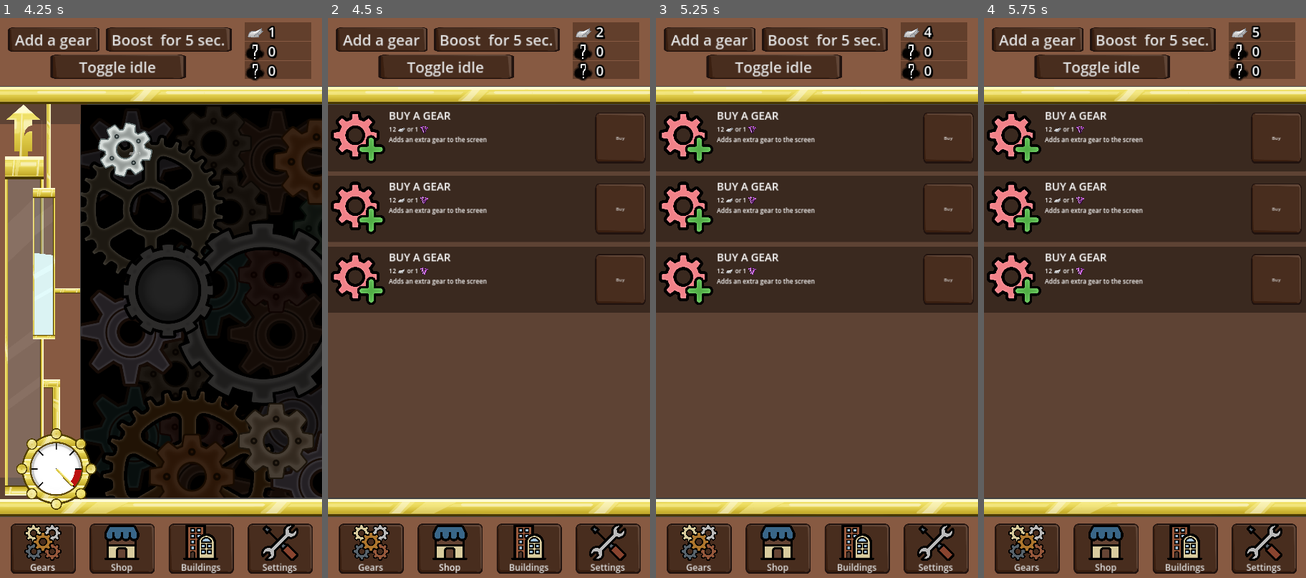
Above: before the commit, frames 1-4 (left to right).
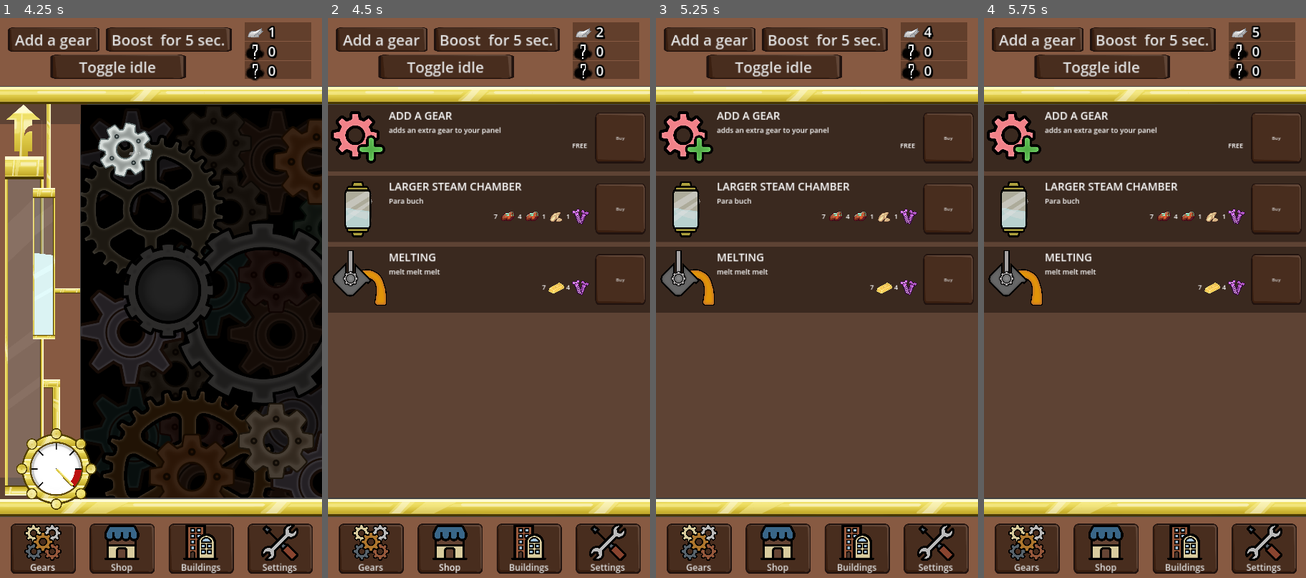
Above: after the commit, the same moments.

Repository: IIS-Mobile/PGiAnUP_zima_2024_stacjonarne_Catblast_Studio
Game: Godot game, scene res://scenes/main.tscn
Same seed, same stepped clock (60 frames per second), same inputs: the game is played once before the commit and once after it.
Inputs (mouse positions are in pixels of both pictures, inside the frame that each line leads up to):
- Up to frame 1 (4.25 s): click "Add a gear" at 0.5 s; click "Boost for 5 sec." at 1.25 s; click "Toggle idle" at 2 s; click (199, 303) at 2.75 s; click "Gears" at 3.5 s
- Up to frame 2 (4.5 s): click "Shop" at 4.25 s
- Up to frame 3 (5.25 s): click "Buy" at 5 s
- Up to frame 4 (5.75 s): no input

Frame 1 is identical in both runs. In frame 2, 4.4% of the frame differs, in the area x 0-82%, y 16-52%; in frame 3, 4.4%; in frame 4, 4.4%.

Commit message:
Shop_item_instantion

Diff:
--- a/scenes/product_bar.tscn
+++ b/scenes/product_bar.tscn
@@ -1,10 +1,9 @@
-[gd_scene load_steps=6 format=3 uid="uid://b1qqo5erp053i"]
+[gd_scene load_steps=5 format=3 uid="uid://b1qqo5erp053i"]
 
 [ext_resource type="Script" path="res://scenes/shop_item.gd" id="1_3i66l"]
-[ext_resource type="Texture2D" uid="uid://css3qkmlgpdfp" path="res://assets/art/icon/upgrades/addgear_icon.png" id="1_5cntd"]
 [ext_resource type="Theme" uid="uid://bj5ti8cjyws43" path="res://assets/themes/Ui_theme.tres" id="2_b320b"]
-[ext_resource type="Texture2D" uid="uid://dvk7v1rqei08c" path="res://assets/art/resources/1_tin/Tin_T1.png" id="2_bhkcu"]
 [ext_resource type="Texture2D" uid="uid://cxqiwrwbw05ee" path="res://assets/art/resources/crystaline_bolts.png" id="3_gxjrw"]
+[ext_resource type="Texture2D" uid="uid://cm7rx7h1onhhr" path="res://assets/art/resources/hidden_resource.png" id="3_vnvx5"]
 
 [node name="ProductBar" type="Panel"]
 self_modulate = Color(0.282353, 0.176471, 0.117647, 0.698039)
@@ -16,11 +15,6 @@
 grow_vertical = 2
 size_flags_vertical = 4
 script = ExtResource("1_3i66l")
-price = 7.0
-resource = "copper"
-tier = 1
-special_currency_price = 1.0
-item_type = 0
 
 [node name="Panel" type="HBoxContainer" parent="."]
 layout_mode = 1
@@ -35,7 +29,7 @@
 
 [node name="TextureRect" type="TextureRect" parent="Panel"]
 layout_mode = 2
-texture = ExtResource("1_5cntd")
+texture = ExtResource("3_vnvx5")
 expand_mode = 3
 stretch_mode = 5
 
@@ -46,40 +40,68 @@
 [node name="Title" type="Label" parent="Panel/VBoxContainer"]
 layout_mode = 2
 theme_override_font_sizes/font_size = 36
-text = "Buy a Gear"
+text = "Default
+"
 autowrap_mode = 2
 uppercase = true
 
+[node name="Description" type="Label" parent="Panel/VBoxContainer"]
+layout_mode = 2
+theme_override_font_sizes/font_size = 24
+text = "Default default"
+autowrap_mode = 2
+
 [node name="HBoxContainer" type="HBoxContainer" parent="Panel/VBoxContainer"]
+custom_minimum_size = Vector2(0, 60)
 layout_mode = 2
+alignment = 2
 
-[node name="Price" type="Label" parent="Panel/VBoxContainer/HBoxContainer"]
+[node name="Price1" type="Label" parent="Panel/VBoxContainer/HBoxContainer"]
 layout_mode = 2
-theme_override_font_sizes/font_size = 20
-text = "12"
+theme_override_font_sizes/font_size = 22
+text = "0
+"
 
-[node name="ResourceIcon" type="TextureRect" parent="Panel/VBoxContainer/HBoxContainer"]
+[node name="ResourceIcon1" type="TextureRect" parent="Panel/VBoxContainer/HBoxContainer"]
 layout_mode = 2
-texture = ExtResource("2_bhkcu")
+texture = ExtResource("3_vnvx5")
+expand_mode = 3
+stretch_mode = 5
+
+[node name="Price2" type="Label" parent="Panel/VBoxContainer/HBoxContainer"]
+layout_mode = 2
+theme_override_font_sizes/font_size = 22
+text = "0
+"
+
+[node name="ResourceIcon2" type="TextureRect" parent="Panel/VBoxContainer/HBoxContainer"]
+layout_mode = 2
+texture = ExtResource("3_vnvx5")
+expand_mode = 3
+stretch_mode = 5
+
+[node name="Price3" type="Label" parent="Panel/VBoxContainer/HBoxContainer"]
+layout_mode = 2
+theme_override_font_sizes/font_size = 22
+text = "0
+"
+
+[node name="ResourceIcon3" type="TextureRect" parent="Panel/VBoxContainer/HBoxContainer"]
+layout_mode = 2
+texture = ExtResource("3_vnvx5")
 expand_mode = 3
 stretch_mode = 5
 
 [node name="PremiumPrice" type="Label" parent="Panel/VBoxContainer/HBoxContainer"]
 layout_mode = 2
-theme_override_font_sizes/font_size = 20
-text = "or 1"
+theme_override_font_sizes/font_size = 22
+text = "or 0"
 
 [node name="PremiumResourceIcon" type="TextureRect" parent="Panel/VBoxContainer/HBoxContainer"]
 layout_mode = 2
 texture = ExtResource("3_gxjrw")
 expand_mode = 3
 stretch_mode = 5
-
-[node name="Description" type="Label" parent="Panel/VBoxContainer"]
-layout_mode = 2
-theme_override_font_sizes/font_size = 21
-text = "Adds an extra gear to the screen"
-autowrap_mode = 2
 
 [node name="MarginContainer" type="MarginContainer" parent="Panel"]
 layout_mode = 2
--- a/scenes/shop_item.gd
+++ b/scenes/shop_item.gd
@@ -1,58 +1,121 @@
 extends Panel
 
-#@export var title: String = "Title"
-#@export var description: String = "Description Description"
-#@export var price: float = -1
-#@export var resource: String = "tin"
-#@export var tier: int = -1
-#@export var special_currency_price: float = -1
-#@export var item_type: int = -1
-#
-##item types: reset = 0 add_gear = 1
-#
-#@onready var price_label = $VBoxContainer/HBoxContainer/Price
-#var resource_index: int = -1
+@export var image: Texture
+
+@export var title: String
+@export var description: String
+@export var price1: float
+@export var resource1: String
+@export var tier1: int
+
+@export var price2: float
+@export var resource2: String
+@export var tier2: int
+
+@export var price3: float
+@export var resource3: String
+@export var tier3: int
+
+var resource_name_table = [resource1,resource2,resource3]
+var tier_table = [tier1,tier2,tier3]
+
+@export var premium_price: float = -1
+@export var item_type: int = -1
+
+@onready var texture_rect = $Panel/TextureRect
+
+@onready var price_label_table = [
+	$Panel/VBoxContainer/HBoxContainer/Price1,
+	$Panel/VBoxContainer/HBoxContainer/Price2,
+	$Panel/VBoxContainer/HBoxContainer/Price3
+]
+@onready var resource_pic_table = [
+	$Panel/VBoxContainer/HBoxContainer/ResourceIcon1,
+	$Panel/VBoxContainer/HBoxContainer/ResourceIcon2,
+	$Panel/VBoxContainer/HBoxContainer/ResourceIcon3
+]
 
 func _ready():
-	#set_labels()
+	set_labels()
+	set_image()
 	pass
 
+func _process(delta):
+	pass
 
-#func _process(delta):
-	#pass
-#
-#func set_free():
-	#price_label.text = "FREE"
-	#$VBoxContainer/HBoxContainer/ResourceIcon.visibility = false
-#func hide_premium_price():
-	#$VBoxContainer/HBoxContainer/PremiumPrice.visibility = false
-	#$VBoxContainer/HBoxContainer/PremiumResourceIcon.visibility = false
-#
-#func set_labels():
-	#var title_label = $VBoxContainer/Title
-	#var description_label = $VBoxContainer/Description
-	#
+func set_image():
+	texture_rect.texture = image
 
-	#var is_resource_name_correct = true
-	#var is_tier_in_range = true
-	#
-	#if Global.resource_names.has(resource):
-		#is_resource_name_correct = true
-		#resource_index = Global.resource_names.find(resource)
-	#else:
-		#is_resource_name_correct = false
-		#resource_index = -1
-	#
-	#if(tier < 0 || tier > Global.TIERS_AMOUNT):
-		#is_tier_in_range = false
-	#
-	#
-	#if(is_resource_name_correct && is_tier_in_range):
-		#var resource_pic_path = "res://assets/art/resources/" + str(resource_index+1) + "_" + str(resource) + "/" + str(resource) + "_T" + str(tier) +  ".png"
-	#
-#
-	#if(price <= 0):
-		#price_label.text = str(price)
-	#
-	#else:
-		#set_free()
+
+func set_free():
+	price_label_table[0].text = "FREE "
+	$Panel/VBoxContainer/HBoxContainer/ResourceIcon1.visible = false
+	$Panel/VBoxContainer/HBoxContainer/Price2.visible = false
+	$Panel/VBoxContainer/HBoxContainer/ResourceIcon2.visible = false
+	$Panel/VBoxContainer/HBoxContainer/Price3.visible = false
+	$Panel/VBoxContainer/HBoxContainer/ResourceIcon3.visible = false
+
+
+func hide_premium():
+	$Panel/VBoxContainer/HBoxContainer/PremiumPrice.visible = false
+	$Panel/VBoxContainer/HBoxContainer/PremiumResourceIcon.visible = false
+
+func hide_resource(index):
+	if(index == 1):
+		return
+	price_label_table[index-1].visible = false
+	resource_pic_table[index-1].visible = false
+
+func set_price(index, price, resource, tier):
+	print(resource)
+	var resource_index: int = -1
+
+	if price <=0:
+		hide_resource(index)
+
+	var is_resource_name_correct = true
+
+
+	if Global.resource_names.has(resource):
+		is_resource_name_correct = true
+		resource_index = Global.resource_names.find(resource)
+	else:
+		hide_resource(index)
+		is_resource_name_correct = false
+		resource_index = -1
+
+	if(tier < 0 || tier > Global.TIERS_AMOUNT):
+		hide_resource(index)
+
+
+	if(is_resource_name_correct):
+		var resource_pic_path = "res://assets/art/resources/" + str(resource_index+1) + "_" + str(resource) + "/" + str(resource) + "_T" + str(tier) +  ".png"
+		var resource_pic = resource_pic_table[index-1]
+		resource_pic.texture = load(resource_pic_path)
+
+	var price_label = price_label_table[index-1]
+
+	price_label.text = str(price)
+
+
+
+
+func set_labels():
+	var title_label = $Panel/VBoxContainer/Title
+	var description_label = $Panel/VBoxContainer/Description
+
+	title_label.text = title;
+	description_label.text = description;
+
+	if(premium_price <= 0):
+		hide_premium()
+	else:
+		var premium_resource_label = $Panel/VBoxContainer/HBoxContainer/PremiumPrice
+		premium_resource_label.text = str(premium_price)
+
+	if(price1 <= 0):
+		set_free()
+	else:
+		set_price(1, price1, resource1, tier1)
+		set_price(2, price2, resource2, tier2)
+		set_price(3, price3, resource3, tier3)
--- a/scenes/shop_view.tscn
+++ b/scenes/shop_view.tscn
@@ -1,6 +1,9 @@
-[gd_scene load_steps=2 format=3 uid="uid://cabrjyf0hftbs"]
+[gd_scene load_steps=5 format=3 uid="uid://cabrjyf0hftbs"]
 
 [ext_resource type="PackedScene" uid="uid://b1qqo5erp053i" path="res://scenes/product_bar.tscn" id="1_p34v5"]
+[ext_resource type="Texture2D" uid="uid://css3qkmlgpdfp" path="res://assets/art/icon/upgrades/addgear_icon.png" id="2_vfeyj"]
+[ext_resource type="Texture2D" uid="uid://cifmwrtytkdug" path="res://assets/art/icon/upgrades/lsc_icon.png" id="3_sdxot"]
+[ext_resource type="Texture2D" uid="uid://xv2pvoqlonlv" path="res://assets/art/icon/upgrades/melting_icon.png" id="4_fc76t"]
 
 [node name="ShopView" type="PanelContainer"]
 anchors_preset = 15
@@ -23,25 +26,41 @@
 clip_contents = true
 layout_mode = 2
 size_flags_vertical = 0
-price = -1.0
-resource = "tin"
-special_currency_price = -1.0
-item_type = -1
+image = ExtResource("2_vfeyj")
+title = "Add a Gear"
+description = "adds an extra gear to your panel"
+item_type = 0
 
 [node name="ProductBar2" parent="VBoxContainer" instance=ExtResource("1_p34v5")]
 clip_contents = true
 layout_mode = 2
 size_flags_vertical = 0
-price = -1.0
-resource = "tin"
-special_currency_price = -1.0
-item_type = -1
+image = ExtResource("3_sdxot")
+title = "Larger Steam Chamber"
+description = "Para buch"
+price1 = 7.0
+resource1 = "copper"
+tier1 = 1
+price2 = 4.0
+resource2 = "copper"
+tier2 = 1
+price3 = 1.0
+resource3 = "brass"
+tier3 = 1
+premium_price = 1.0
 
 [node name="ProductBar3" parent="VBoxContainer" instance=ExtResource("1_p34v5")]
 clip_contents = true
 layout_mode = 2
 size_flags_vertical = 0
-price = -1.0
-resource = "tin"
-special_currency_price = -1.0
-item_type = -1
+image = ExtResource("4_fc76t")
+title = "Melting"
+description = "melt melt melt"
+price1 = 7.0
+resource1 = "electrum"
+tier1 = 1
+resource2 = "copper"
+tier2 = 1
+resource3 = "brass"
+tier3 = 1
+premium_price = 4.0
